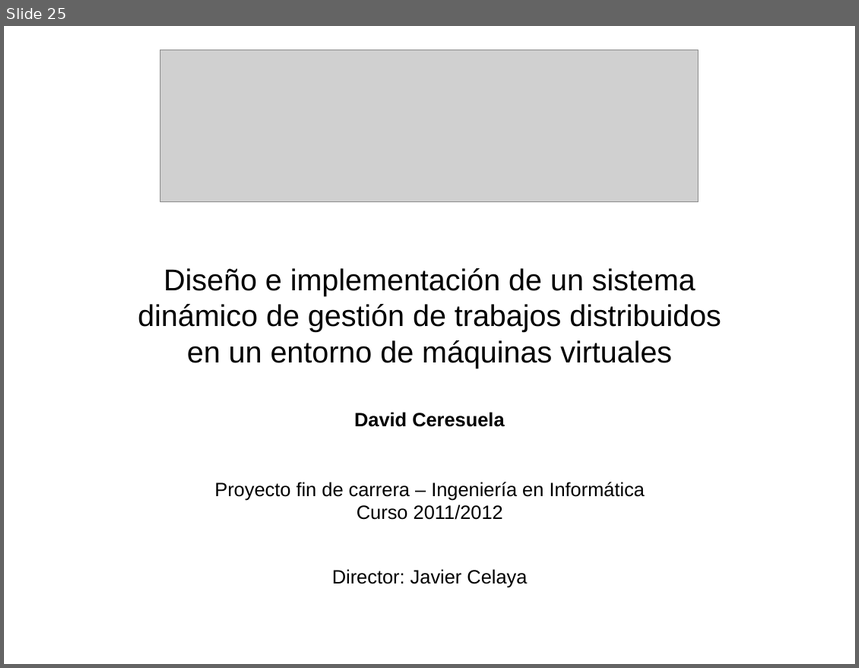
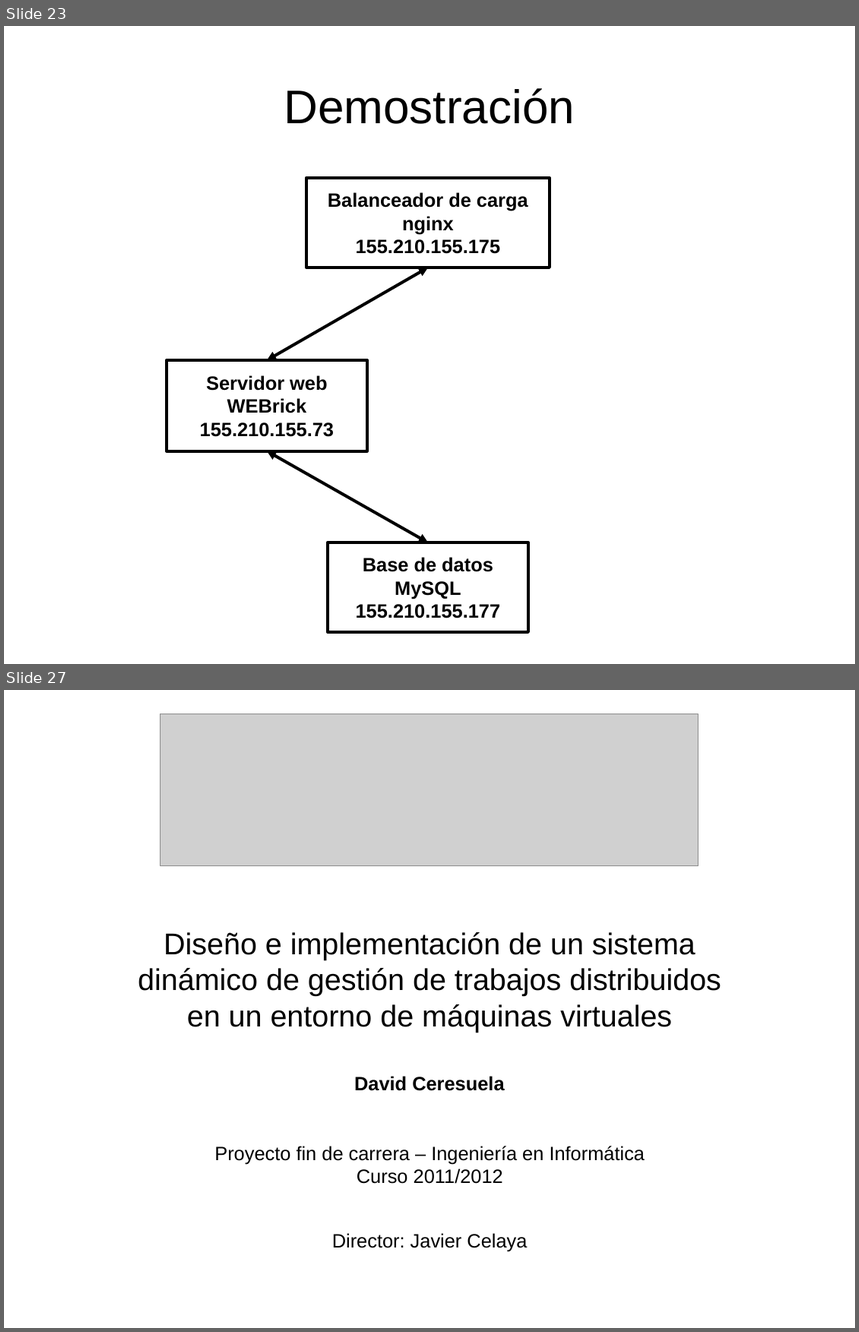
Before and after one commit to dcere/pfc, a slide deck: adm/presentacion/presentacion.odp. Shown one above the other, each under a label of ours: slide 25 before the commit, slides 23 and 27 after it; the slides between them are not shown. The pictures are 859x668 and 859x1332 pixels, drawn with LibreOffice and Linux fonts; fonts in the diff are those of the drawing; grey boxes stand for pictures. Boxes give left, top, right and bottom in pixels: in the first picture for what was removed or moved away, otherwise in the second. Text is boxed around its words. In the diff, an @@ line names an element or a change of style, - is before the commit and + after.

```diff
--- a/adm/presentacion/presentacion.odp
+++ b/adm/presentacion/presentacion.odp
@@ slide 23 added at (4,26,855,664), background #FFFFFF @@
@@ title added at (284,88,575,124), 44 pt, text #000000 @@
+Demostración
@@ rectangle added at (306,178,550,268), fill #FFFFFF, outline #000000 2.83 pt, 18 pt, text #000000, bold @@
+Balanceador de carga
+nginx
+155.210.155.175
@@ double arrow added from (268, 360) to (428, 268), #000000 2.83 pt @@
@@ rectangle added at (167,360,368,452), fill #FFFFFF, outline #000000 2.83 pt, 18 pt, text #000000, bold @@
+Servidor web
+WEBrick
+155.210.155.73
@@ double arrow added from (428, 543) to (268, 452), #000000 2.83 pt @@
@@ rectangle added at (328,543,528,632), fill #FFFFFF, outline #000000 2.83 pt, 18 pt, text #000000, bold @@
+Base de datos
+MySQL
+155.210.155.177
@@ what was slide 25 is now slide 27 @@
```
Also in this commit, not shown: 8 slides changed, 6 other slides added, 5 slides removed, 1 other file.
